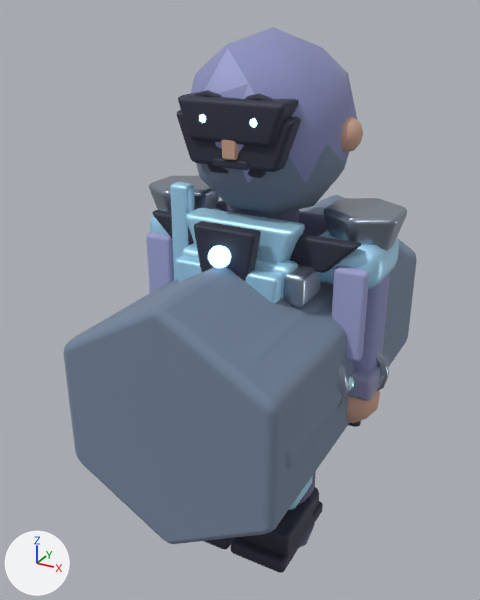
A saved change to the Blender file assets-source/blender/characters/slinger.blend.
Both versions are drawn from a camera (50 mm lens) standing at (1.07, -2.17, 2.09) and looking at (-0.12, -0.01, 1.01). The axes (+X, +Y, +Z) are drawn at lower left. The lights are the same throughout. The first picture is the older version.
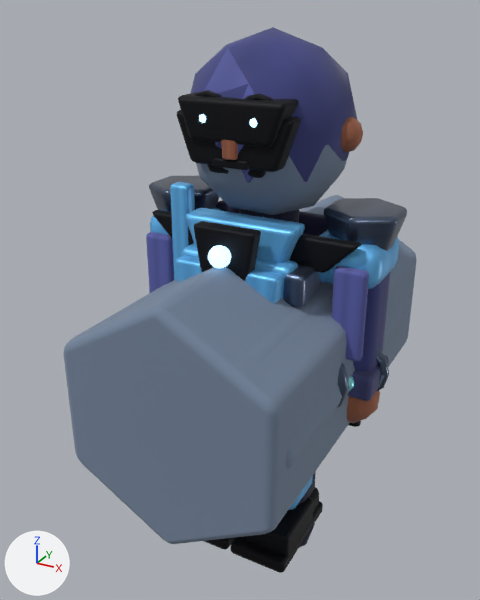
Changed parts and their boxes (x1, y1, x2, y2) in the pictures (480 x 600 px):
'crest.hood', surface changed (darker)
    both: (190, 27, 357, 183)
'helmetBrow', surface changed (darker)
    both: (178, 93, 299, 147)
'shoulderCap.1', surface changed (darker)
    both: (324, 198, 407, 251)
'collarFront', surface changed
    both: (186, 208, 305, 263)
'armPanel.R', surface changed (darker)
    both: (332, 266, 369, 361)
'slingerFaceMask', surface changed (darker)
    both: (177, 110, 301, 172)
'enemyCollarTab', surface changed (darker)
    both: (194, 221, 261, 281)
'enemyShoulderTrim', surface changed (darker)
    both: (152, 210, 361, 273)
'arm.R', surface changed (darker)
    both: (353, 273, 390, 371)
'shoulder.R', surface changed
    both: (319, 230, 399, 289)
'bootToe.R', surface changed
    both: (242, 497, 314, 557)
'slingerShoulderSash', surface changed
    both: (170, 182, 195, 281)
'armPanel.L', surface changed (darker)
    both: (146, 232, 174, 293)
'shoulderCap.-1', surface changed (darker)
    both: (149, 176, 219, 212)
'bootSole.R', surface changed
    both: (231, 501, 323, 573)
'rangedSight', surface changed (darker)
    both: (283, 264, 321, 307)
'torsoPanel.R', surface changed
    both: (245, 269, 283, 303)
'arm.R.cuff', surface changed (darker)
    both: (348, 355, 389, 401)
'rangedMantle', surface changed (darker)
    both: (216, 200, 328, 236)
'torsoFrontShell', surface changed
    both: (182, 243, 298, 299)
'glove.R', surface changed (darker)
    both: (347, 391, 380, 423)
'ear.R', surface changed (beige to brown)
    both: (341, 117, 363, 152)
'torsoPanel.L', surface changed
    both: (176, 255, 202, 282)
'neckGuard', surface changed (darker)
    both: (239, 209, 299, 223)
'faceMouthPlate', surface changed (darker)
    both: (213, 158, 249, 170)
'faceNoseBridge', surface changed (beige to brown)
    both: (221, 140, 238, 160)
'wristBand.R', surface changed (darker)
    both: (376, 349, 389, 391)
'slingerPouchRing', surface changed (darker)
    both: (337, 363, 349, 408)
'chinGuard', surface changed
    both: (207, 164, 266, 178)
'shoulder.L', surface changed
    both: (150, 207, 221, 235)
'bootSole.L', surface changed
    both: (206, 537, 235, 549)
'knee.R', surface changed
    both: (289, 476, 313, 510)
'faceSocket.R', surface changed
    both: (245, 93, 274, 101)
'boot.R', surface changed
    both: (309, 487, 319, 512)
'faceSocket.L', surface changed
    both: (195, 90, 221, 97)
'weapon.loop', surface changed
    both: (300, 523, 315, 547)
'raggedHem', surface changed
    both: (348, 421, 361, 427)

The change, as a diff of the scene's bpy script:
```diff
--- a/assets-source/blender/characters/slinger.blend.py
+++ b/assets-source/blender/characters/slinger.blend.py
@@ mat_mat_slinger_cloth @@
 n3 = _N.new('ShaderNodeMix'); n3.name = 'ArtTint Multiply'
 n3.inputs[0].default_value = 1.0  # 'Factor'
-n3.inputs[6].default_value = (0.26, 0.28, 0.52, 1.0)  # 'A', blue #8b90bf
+n4 = _N.new('ShaderNodeTexImage'); n4.name = 'ArtSurfaceTexture'
+n4.image = img_art_paint_mat_slinger_cloth
 _L.new(n0.outputs[0], n1.inputs[0])  # 'BSDF' to 'Surface'
@@ mat_mat_slinger_cloth @@
 _L.new(n3.outputs[2], n0.inputs[0])  # 'Result' to 'Base Color'
+_L.new(n4.outputs[0], n3.inputs[6])  # 'Color' to 'A'
@@ mat_mat_slinger_clothlight @@
 n3 = _N.new('ShaderNodeMix'); n3.name = 'ArtTint Multiply'
 n3.inputs[0].default_value = 1.0  # 'Factor'
-n3.inputs[6].default_value = (0.357, 0.38, 0.664, 1.0)  # 'A', blue #a1a6d5
+n4 = _N.new('ShaderNodeTexImage'); n4.name = 'ArtSurfaceTexture'
+n4.image = img_art_paint_mat_slinger_clothlight
 _L.new(n0.outputs[0], n1.inputs[0])  # 'BSDF' to 'Surface'
@@ mat_mat_slinger_clothlight @@
 _L.new(n3.outputs[2], n0.inputs[0])  # 'Result' to 'Base Color'
+_L.new(n4.outputs[0], n3.inputs[6])  # 'Color' to 'A'
@@ mat_mat_slinger_leatherlight @@
 n3 = _N.new('ShaderNodeMix'); n3.name = 'ArtTint Multiply'
 n3.inputs[0].default_value = 1.0  # 'Factor'
-n3.inputs[6].default_value = (0.283, 0.298, 0.486, 1.0)  # 'A', greyish blue #9194b9
+n4 = _N.new('ShaderNodeTexImage'); n4.name = 'ArtSurfaceTexture'
+n4.image = img_art_paint_mat_slinger_leatherlight
 _L.new(n0.outputs[0], n1.inputs[0])  # 'BSDF' to 'Surface'
@@ mat_mat_slinger_leatherlight @@
 _L.new(n3.outputs[2], n0.inputs[0])  # 'Result' to 'Base Color'
+_L.new(n4.outputs[0], n3.inputs[6])  # 'Color' to 'A'
@@ mat_mat_slinger_accent @@
 n3 = _N.new('ShaderNodeMix'); n3.name = 'ArtTint Multiply'
 n3.inputs[0].default_value = 1.0  # 'Factor'
-n3.inputs[6].default_value = (0.42, 0.76, 1.0, 1.0)  # 'A', blue #ade2ff
+n4 = _N.new('ShaderNodeTexImage'); n4.name = 'ArtSurfaceTexture'
+n4.image = img_art_paint_mat_slinger_accent
 _L.new(n0.outputs[0], n1.inputs[0])  # 'BSDF' to 'Surface'
@@ mat_mat_slinger_accent @@
 _L.new(n3.outputs[2], n0.inputs[0])  # 'Result' to 'Base Color'
+_L.new(n4.outputs[0], n3.inputs[6])  # 'Color' to 'A'
@@ mat_mat_slinger_metal @@
 n3 = _N.new('ShaderNodeMix'); n3.name = 'ArtTint Multiply'
 n3.inputs[0].default_value = 1.0  # 'Factor'
-n3.inputs[6].default_value = (0.34, 0.4, 0.5, 1.0)  # 'A', grey #9eaabc
+n4 = _N.new('ShaderNodeTexImage'); n4.name = 'ArtSurfaceTexture'
+n4.image = img_art_paint_mat_slinger_metal
 _L.new(n0.outputs[0], n1.inputs[0])  # 'BSDF' to 'Surface'
@@ mat_mat_slinger_metal @@
 _L.new(n3.outputs[2], n0.inputs[0])  # 'Result' to 'Base Color'
+_L.new(n4.outputs[0], n3.inputs[6])  # 'Color' to 'A'
@@ mat_mat_slinger_skin @@
 n3 = _N.new('ShaderNodeMix'); n3.name = 'ArtTint Multiply'
 n3.inputs[0].default_value = 1.0  # 'Factor'
-n3.inputs[6].default_value = (0.62, 0.38, 0.28, 1.0)  # 'A', beige #cea690
+n4 = _N.new('ShaderNodeTexImage'); n4.name = 'ArtSurfaceTexture'
+n4.image = img_art_paint_mat_slinger_skin
 _L.new(n0.outputs[0], n1.inputs[0])  # 'BSDF' to 'Surface'
@@ mat_mat_slinger_skin @@
 _L.new(n3.outputs[2], n0.inputs[0])  # 'Result' to 'Base Color'
+_L.new(n4.outputs[0], n3.inputs[6])  # 'Color' to 'A'
@@ mat_mat_slinger_dark @@
 n3 = _N.new('ShaderNodeMix'); n3.name = 'ArtTint Multiply'
 n3.inputs[0].default_value = 1.0  # 'Factor'
-n3.inputs[6].default_value = (0.045, 0.05, 0.08, 1.0)  # 'A', greyish blue #3c3f50
+n4 = _N.new('ShaderNodeTexImage'); n4.name = 'ArtSurfaceTexture'
+n4.image = img_art_paint_mat_slinger_dark
 _L.new(n0.outputs[0], n1.inputs[0])  # 'BSDF' to 'Surface'
@@ mat_mat_slinger_dark @@
 _L.new(n3.outputs[2], n0.inputs[0])  # 'Result' to 'Base Color'
+_L.new(n4.outputs[0], n3.inputs[6])  # 'Color' to 'A'
```
